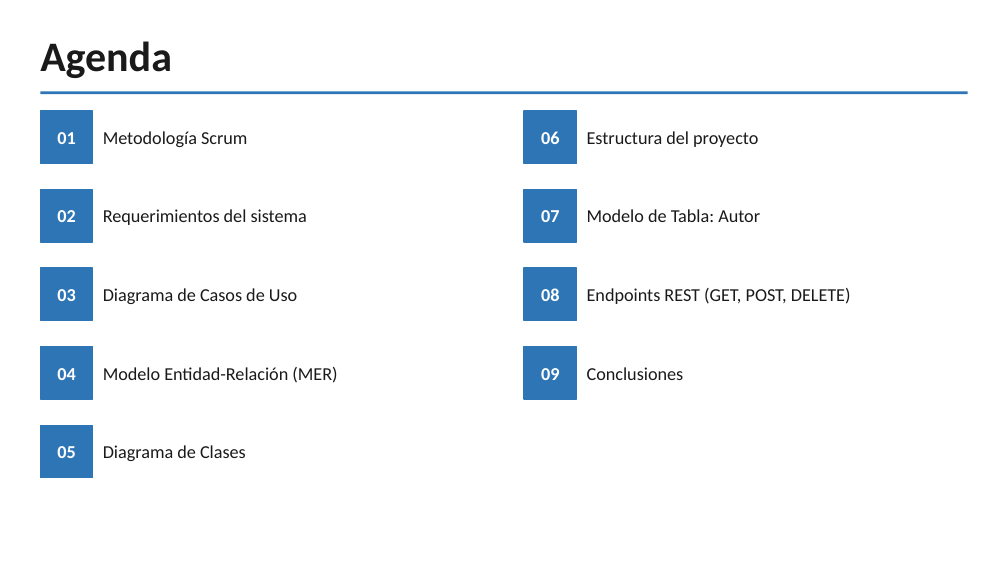
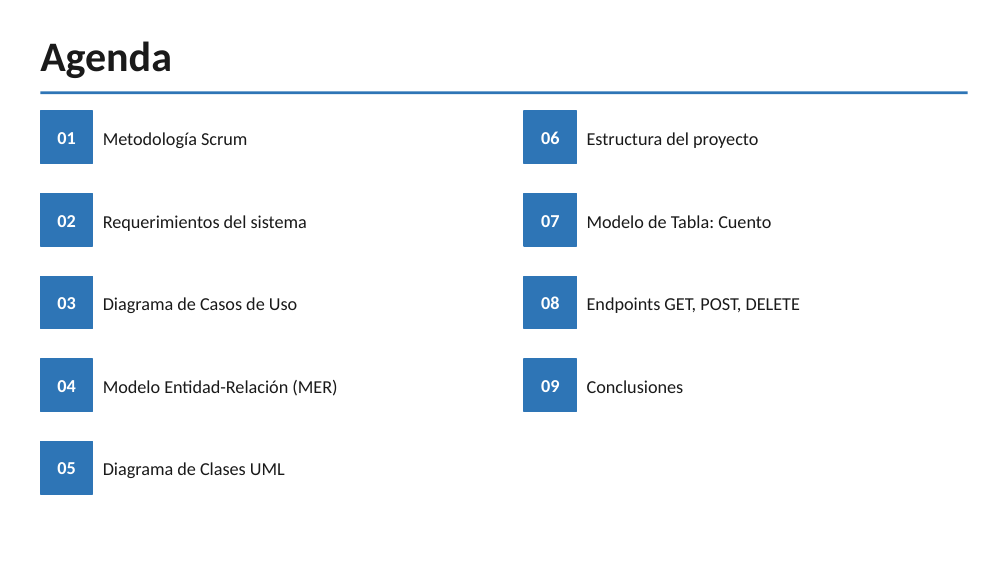
Before and after one commit to Mora1812/Metodologia_BookMora_Proyecto, a slide deck: slide 2 of BookMora_Presentacion.pptx. Drawn at 1008x567 pixels with LibreOffice and Linux fonts; fonts in the diff are those of the drawing. Boxes give left, top, right and bottom in pixels: in the first picture for what was removed or moved away, otherwise in the second. Text is boxed around its words. In the diff, an @@ line names an element or a change of style, - is before the commit and + after.

```diff
--- a/BookMora_Presentacion.pptx
+++ b/BookMora_Presentacion.pptx
@@ text "Requerimientos del sistema": place and size @@
-text "Requerimientos del sistema" at (103, 209, 307, 225)
+text "Requerimientos del sistema" at (103, 215, 307, 231)
@@ 2 texts, 2 rectangles: place and size @@
-2 texts, 2 rectangles at (40, 190, 577, 242)
+2 texts, 2 rectangles at (40, 194, 577, 246)
@@ text at (587, 215, 771, 228): text changed @@
-Modelo de Tabla: Autor
+Modelo de Tabla: Cuento
@@ text "Diagrama de Casos de Uso": place and size @@
-text "Diagrama de Casos de Uso" at (103, 288, 297, 304)
+text "Diagrama de Casos de Uso" at (103, 297, 297, 313)
@@ text at (587, 297, 800, 313): text changed @@
-Endpoints REST (GET, POST, DELETE)
+Endpoints GET, POST, DELETE
@@ 4 texts, 4 rectangles: place and size @@
-4 texts, 4 rectangles at (40, 268, 577, 399)
+4 texts, 4 rectangles at (40, 276, 577, 411)
@@ text "Modelo Entidad-Relación (MER)": place and size @@
-text "Modelo Entidad-Relación (MER)" at (103, 367, 337, 383)
+text "Modelo Entidad-Relación (MER)" at (103, 380, 337, 396)
@@ text "Conclusiones": place and size @@
-text "Conclusiones" at (587, 367, 684, 380)
+text "Conclusiones" at (587, 380, 684, 393)
@@ text "05": place and size @@
-text "05" at (57, 446, 75, 458)
+text "05" at (57, 462, 75, 474)
@@ rectangle: place and size @@
-rectangle at (40, 425, 93, 478)
+rectangle at (40, 442, 93, 494)
@@ text at (103, 462, 285, 478): text changed @@
-Diagrama de Clases
+Diagrama de Clases UML
```
Also in this commit, not shown: 11 other slides changed, 2 slides added, 2 slides removed, 7 other files.
